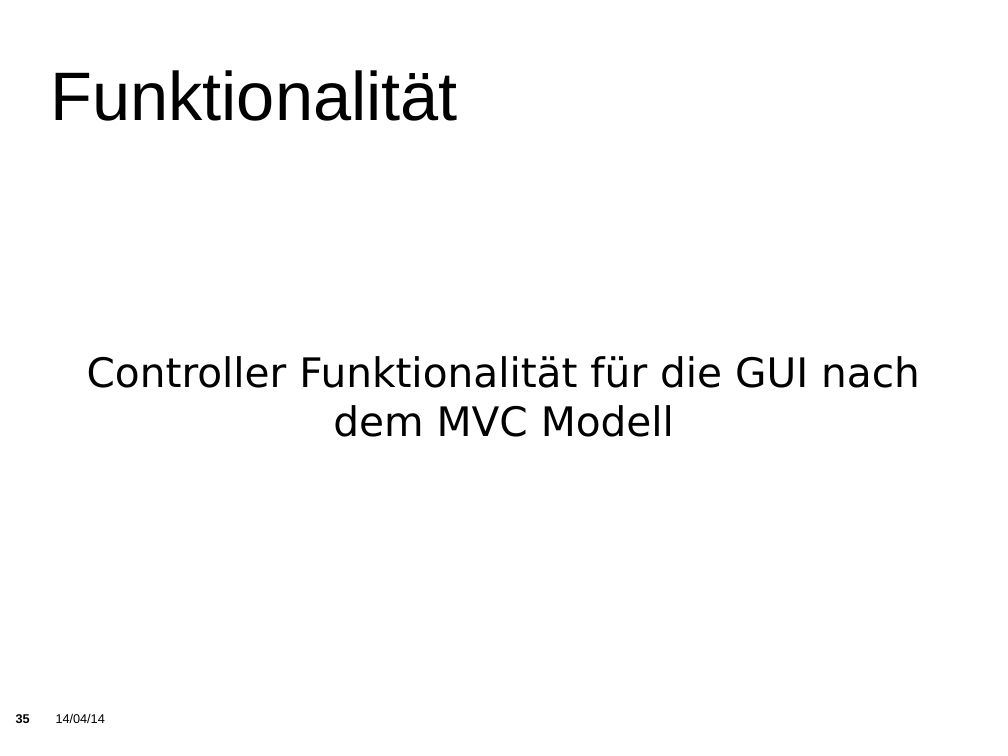
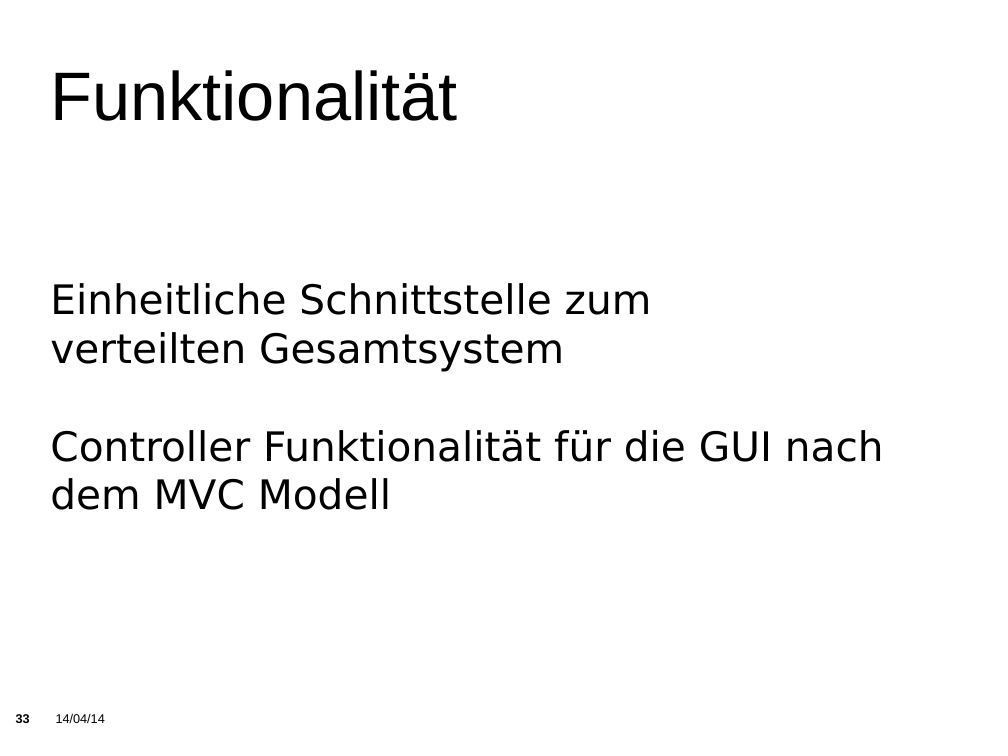
Before and after one commit to KITrokopter/Presentation, a slide deck: slide 33 of PresentationInTotal v0.1.odp (slide 35 before the commit). Drawn at 1008x756 pixels with LibreOffice and Linux fonts; fonts in the diff are those of the drawing; background and template pictures are left out. Boxes give left, top, right and bottom in pixels: in the first picture for what was removed or moved away, otherwise in the second. Text is boxed around its words. In the diff, an @@ line names an element or a change of style, - is before the commit and + after.

Commit message:
einheitlich

```diff
--- a/PresentationInTotal v0.1.odp
+++ b/PresentationInTotal v0.1.odp
@@ subtitle at (50,283,652,372): paragraphs added @@
+Einheitliche Schnittstelle zum
+verteilten Gesamtsystem
@@ subtitle at (50,430,884,510): alignment centre to left @@
@@ page number at (16,714,30,723): text changed @@
-35
+33
```
Also in this commit, not shown: 10 other slides changed, 3 slides removed.
